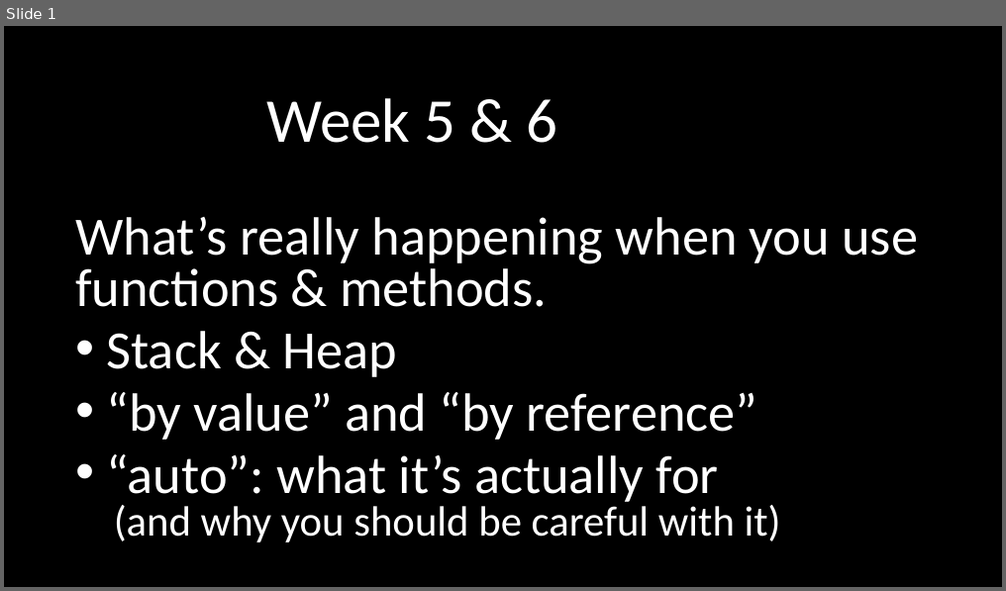
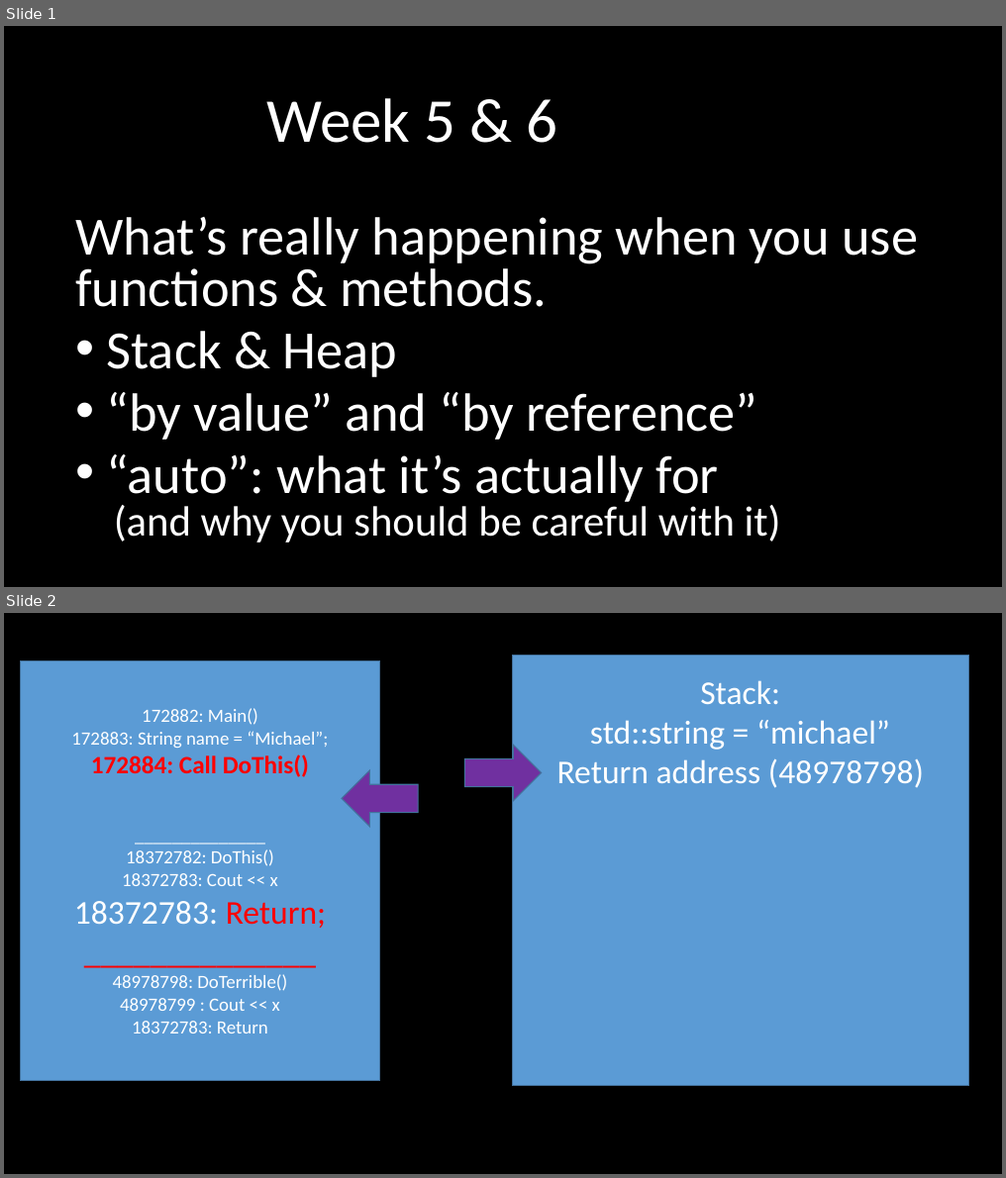
Before and after one commit to Valpz1130/1156_W2021, a slide deck: Day to Day/W05-6 (February 16+18)/W06_Functions_Methods_passing_returning.pptx. Shown one above the other, each under a label of ours: slide 1 before the commit, slides 1 and 2 after it. The pictures are 1006x591 and 1006x1178 pixels, drawn with LibreOffice and Linux fonts; fonts in the diff are those of the drawing. Boxes give left, top, right and bottom in pixels: in the first picture for what was removed or moved away, otherwise in the second. Text is boxed around its words. In the diff, an @@ line names an element or a change of style, - is before the commit and + after.

```diff
--- a/Day to Day/W05-6 (February 16+18)/W06_Functions_Methods_passing_returning.pptx
+++ b/Day to Day/W05-6 (February 16+18)/W06_Functions_Methods_passing_returning.pptx
@@ slide 2 added at (4,613,1002,1174), background #000000 @@
@@ rectangle added at (21,661,380,1081), fill #5B9BD5, outline #43739E 1 pt, 18 pt, text #FFFFFF @@
+172882: Main()
+172883: String name = “Michael”;
+172884: Call DoThis()
+______________
+18372782: DoThis()
+18372783: Cout << x
+18372783: Return;
+______________
+48978798: DoTerrible()
+48978799 : Cout << x
+18372783: Return
@@ rectangle added at (512,656,968,1086), fill #5B9BD5, outline #43739E 1 pt, 32 pt, text #FFFFFF @@
+Stack:
+std::string = “michael”
+Return address (48978798)
@@ left arrow added at (465,745,542,801), fill #7030A0, outline #43739E 1 pt @@
@@ left arrow added at (342,770,418,827), fill #7030A0, outline #43739E 1 pt @@
```
Also in this commit, not shown: 5 other slides added, 4 other files.
